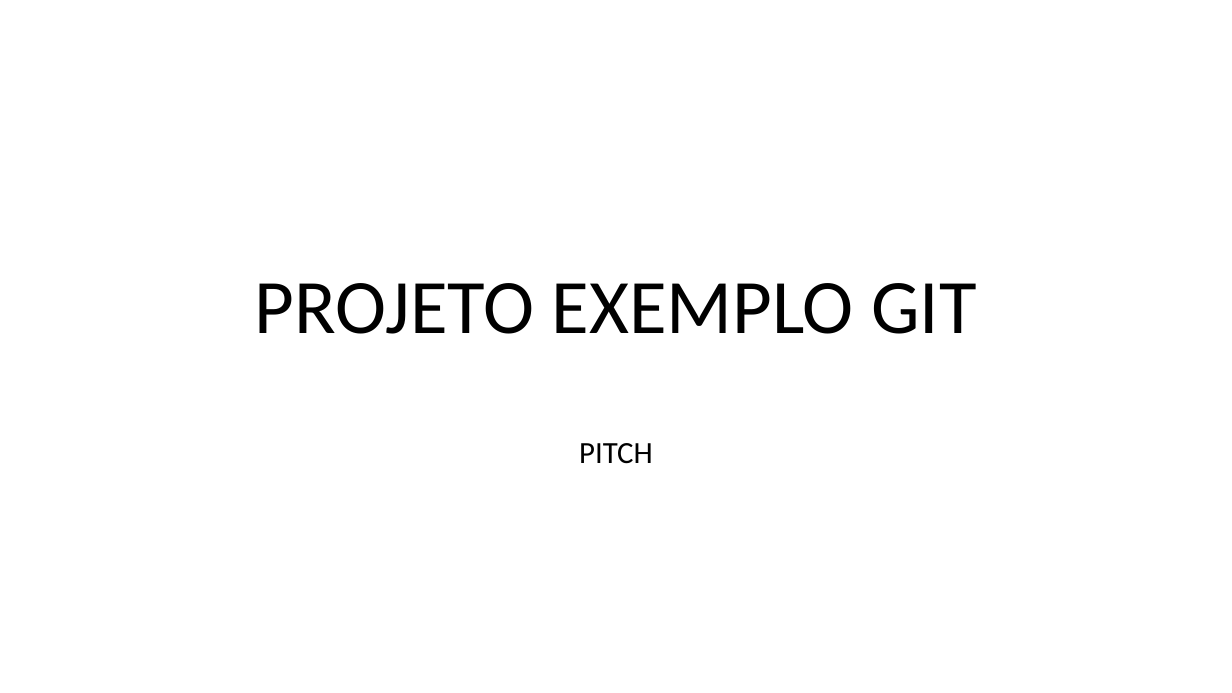
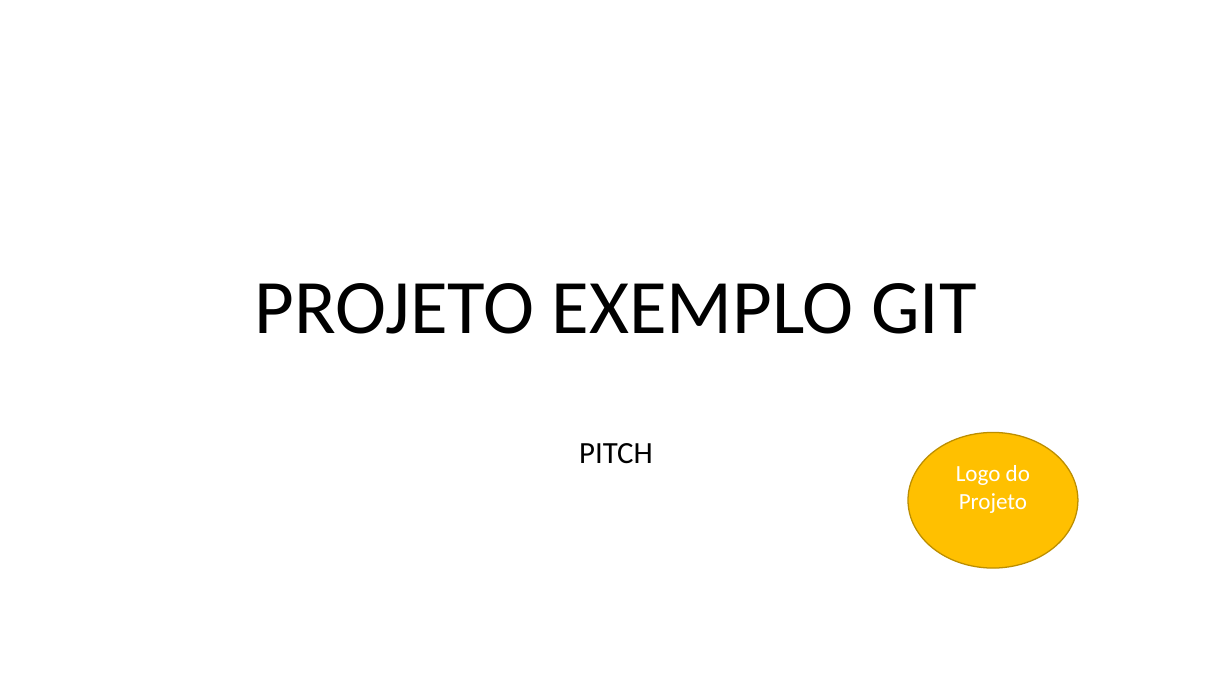
Before and after one commit to MuriloMach/2TDSPJ-QA-2024, a slide deck: slide 1 of PastaDocumentos/PITCH.pptx. Drawn at 1232x693 pixels with LibreOffice and Linux fonts; fonts in the diff are those of the drawing. Boxes give left, top, right and bottom in pixels: in the first picture for what was removed or moved away, otherwise in the second. Text is boxed around its words. In the diff, an @@ line names an element or a change of style, - is before the commit and + after.

Commit message:
Versão Final PITCH

```diff
--- a/PastaDocumentos/PITCH.pptx
+++ b/PastaDocumentos/PITCH.pptx
@@ ellipse added at <box>909,433,1079,568</box>, fill #FFC000, outline #BD8E00 1 pt, 18 pt, text #FFFFFF @@
+Logo do Projeto
```
